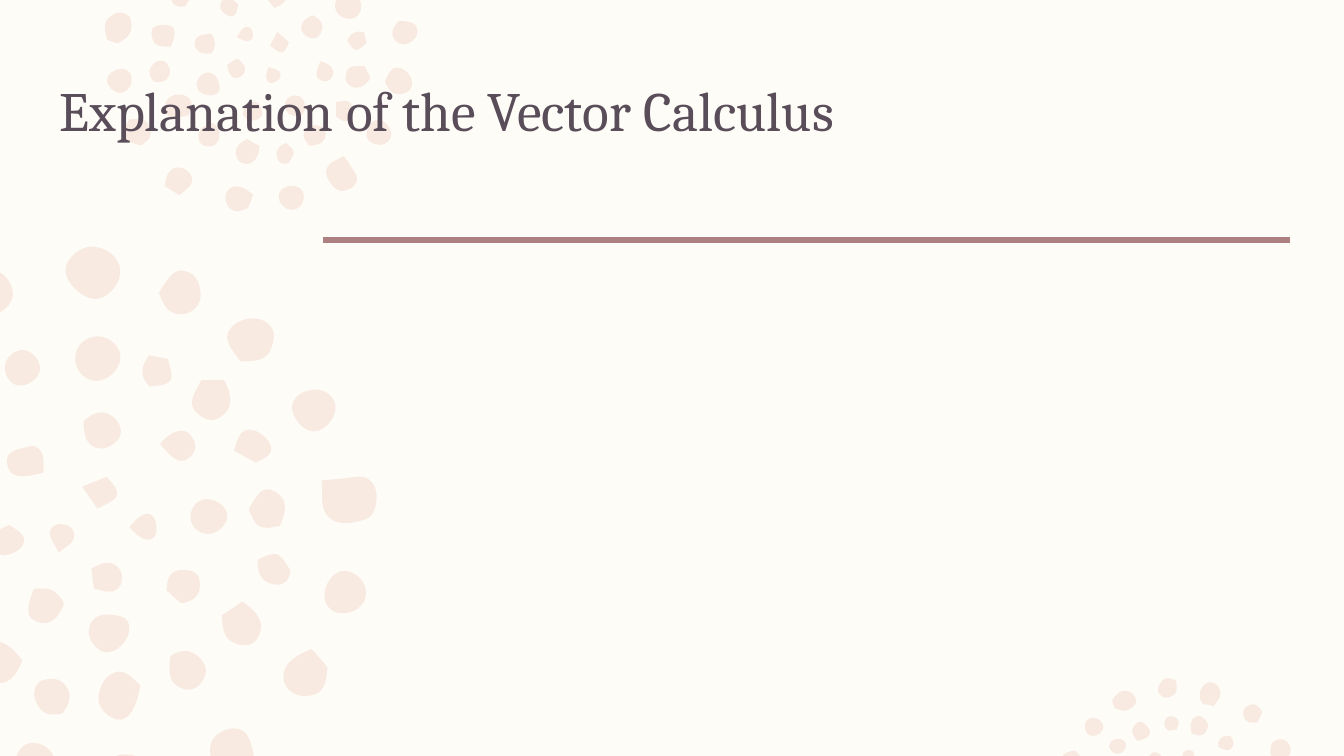
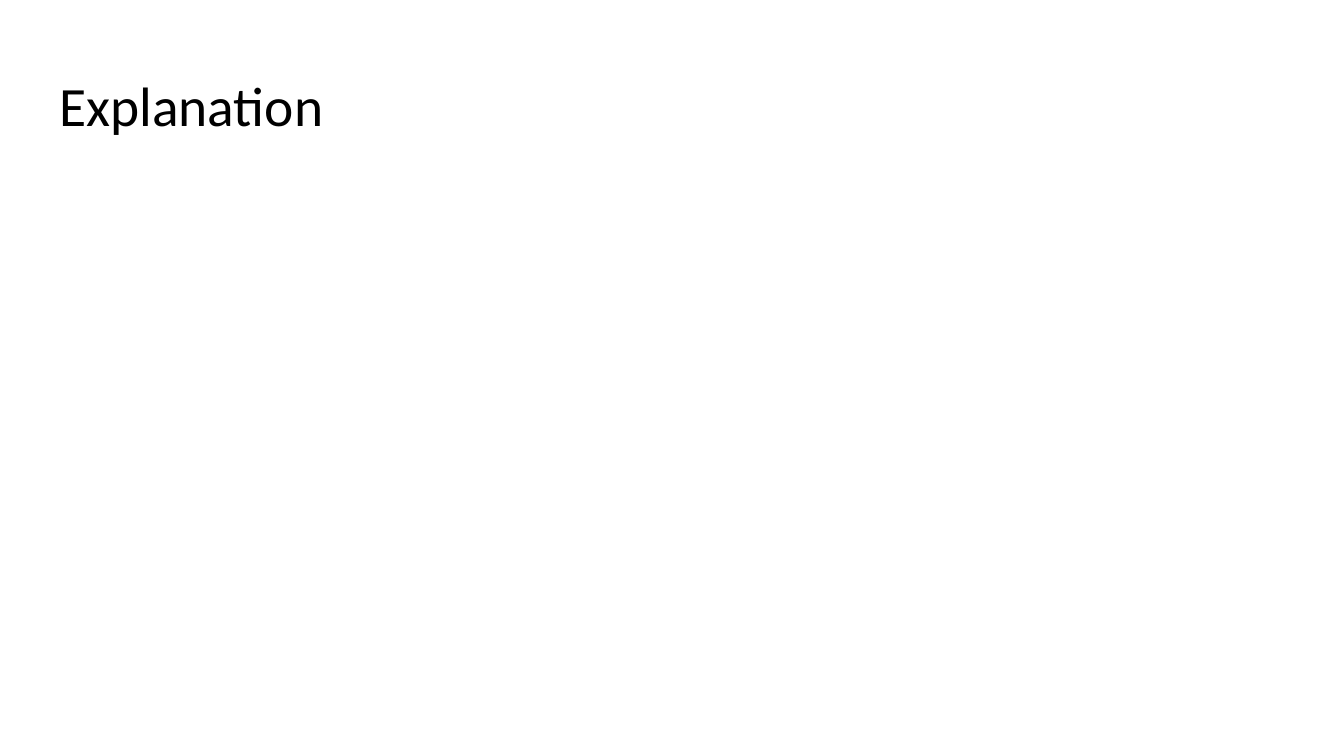
Before and after one commit to andrew-pa/fluidynm, a slide deck: slide 3 of Navier Stokes Presentation.pptx. Drawn at 1344x756 pixels with LibreOffice and Linux fonts; fonts in the diff are those of the drawing; grey boxes stand for pictures. Boxes give left, top, right and bottom in pixels: in the first picture for what was removed or moved away, otherwise in the second. Text is boxed around its words. In the diff, an @@ line names an element or a change of style, - is before the commit and + after.

```diff
--- a/Navier Stokes Presentation.pptx
+++ b/Navier Stokes Presentation.pptx
@@ background #FEFCF7 to #FFFFFF @@
@@ freeform shape removed at (0,0,1292,756) @@
@@ title at (59,87,323,135): text changed; font Cambria to Calibri; text colour #5A4D5A to #000000 @@
-Explanation of the Vector Calculus
+Explanation
@@ line removed from (324, 239) to (1290, 239) @@
```
Also in this commit, not shown: 6 other slides changed, 3 slides added, 2 slides removed, 1 other file.
